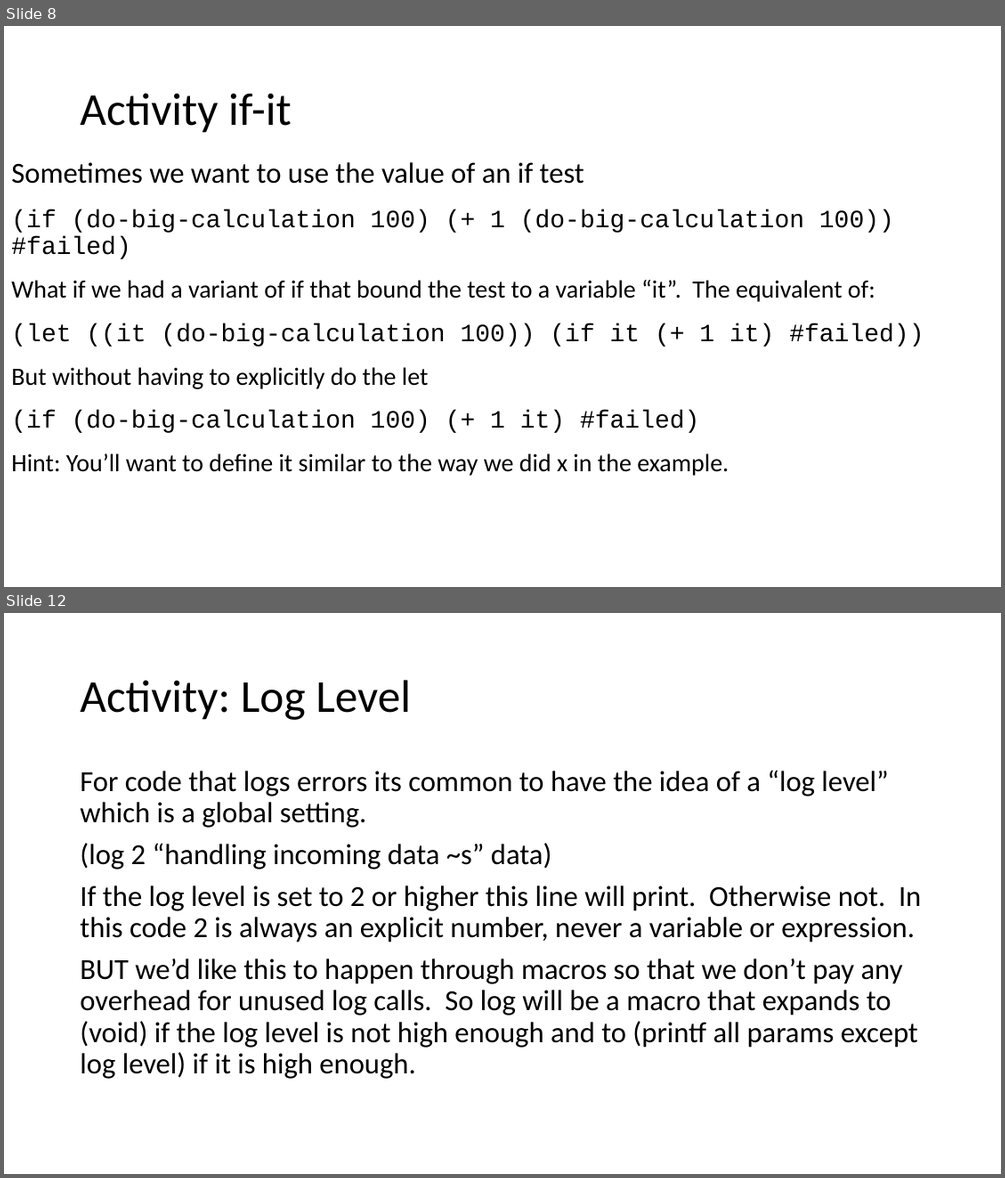
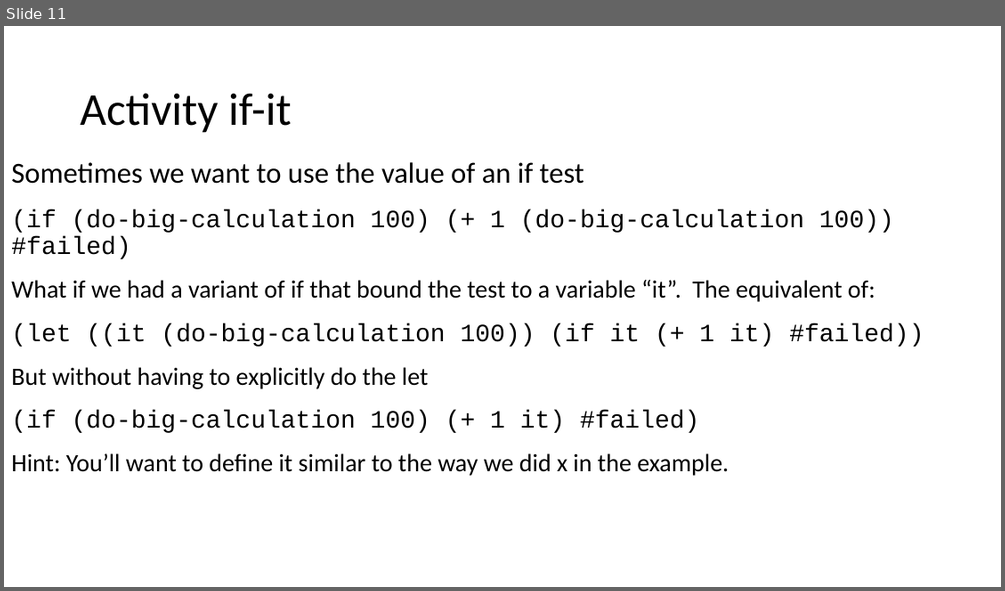
Before and after one commit to RHIT-CSSE/csse304, a slide deck: ClassMaterials/Macros2/Macros 2.pptx. Shown one above the other, each under a label of ours: slides 8 and 12 before the commit, slide 11 after it; the slides between them are not shown. The pictures are 1005x1178 and 1005x591 pixels, drawn with LibreOffice and Linux fonts; fonts in the diff are those of the drawing. Boxes give left, top, right and bottom in pixels: in the first picture for what was removed or moved away, otherwise in the second. Text is boxed around its words. In the diff, an @@ line names an element or a change of style, - is before the commit and + after.

Commit message:
moving stuff between macro assignments

```diff
--- a/ClassMaterials/Macros2/Macros 2.pptx
+++ b/ClassMaterials/Macros2/Macros 2.pptx
@@ slide 12 removed at (4,613,1001,1174), background #FFFFFF @@
@@ title removed at (80,680,411,720) @@
-Activity: Log Level
@@ text removed at (80,770,921,1078) @@
-For code that logs errors its common to have the idea of a “log level” which is a global setting.
-(log 2 “handling incoming data ~s” data)
-If the log level is set to 2 or higher this line will print. Otherwise not. In this code 2 is always an explicit number, never a variable or expression.
-BUT we’d like this to happen through macros so that we don’t pay any overhead for unused log calls. So log will be a macro that expands to (void) if the log level is not high enough and to (printf all params except log level) if it is high enough.
@@ what was slide 8 is now slide 11 @@
```
Also in this commit, not shown: 3 slides added, 3 other slides removed, 5 other files.
